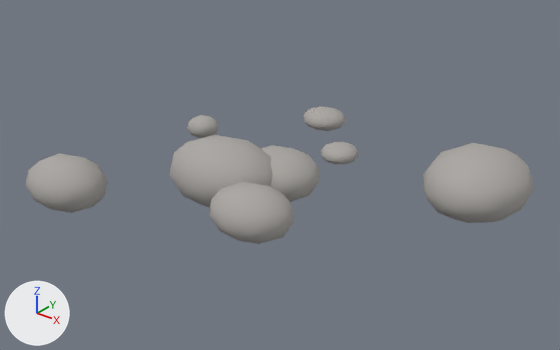
A saved change to the glTF model prototype/assets/models/terrain/pebble_cluster_3.glb.
The view is the same before and after, from a camera (50 mm lens) standing at (1.558, -2.027, 1.476) and looking at (-0.178, 0.143, 0.13). The lights are fixed; the arrows at lower left show +X, +Y and +Z. The older version comes first.

In view in the first picture: 'pebble_cluster_3'.
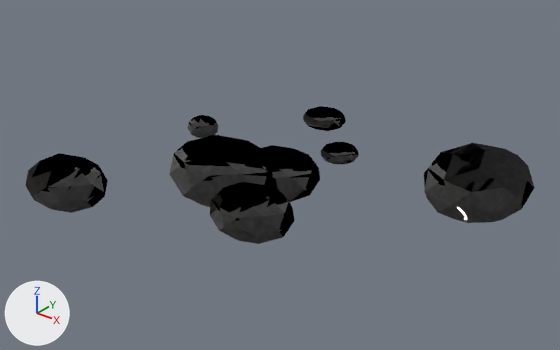
The change, as a list of edits to the scene's bpy script:
```text
Add img_pebble_cluster_3_mat_norm:
    img_pebble_cluster_3_mat_norm = load_image('pebble_cluster_3_mat_norm', '_unpacked/pebble_cluster_3_mat_norm', 128, 128, 'Non-Color')
Add img_pebble_cluster_3_mat_rough:
    img_pebble_cluster_3_mat_rough = load_image('pebble_cluster_3_mat_rough', '_unpacked/pebble_cluster_3_mat_rough', 128, 128, 'Non-Color')
Add img_pebble_cluster_3_mat_albedo:
    img_pebble_cluster_3_mat_albedo = load_image('pebble_cluster_3_mat_albedo', '_unpacked/pebble_cluster_3_mat_albedo', 128, 128, 'sRGB')
Change mat_pebble_cluster_3_mat:
    remove # nodes: BsdfPrincipled, OutputMaterial
    remove # colours: grey #adaaa6
    nodes: BsdfPrincipled, Math, NormalMap, OutputMaterial, SeparateColor, TexImage x3
    uses the picture img_pebble_cluster_3_mat_albedo
    uses the picture img_pebble_cluster_3_mat_norm
    uses the picture img_pebble_cluster_3_mat_rough
Change me_pebble_cluster_3_mesh:
    where me_pebble_cluster_3_mesh.from_pydata(...)  # 336 vertices, 640 faces; spans x -0.97..0.67, y -0.57..0.91, z 0.0..0.28
    used by ob_pebble_cluster_3; location = (0.0, 0.0, 0.0)
    me_pebble_cluster_3_mesh part 1: texture (UV) coordinates changed
```

What differs and where, as boxes [x1, y1, x2, y2] in the pictures (560 x 350 px):
'pebble_cluster_3', surface changed (grey to black)
    both: [26, 106, 534, 244]
